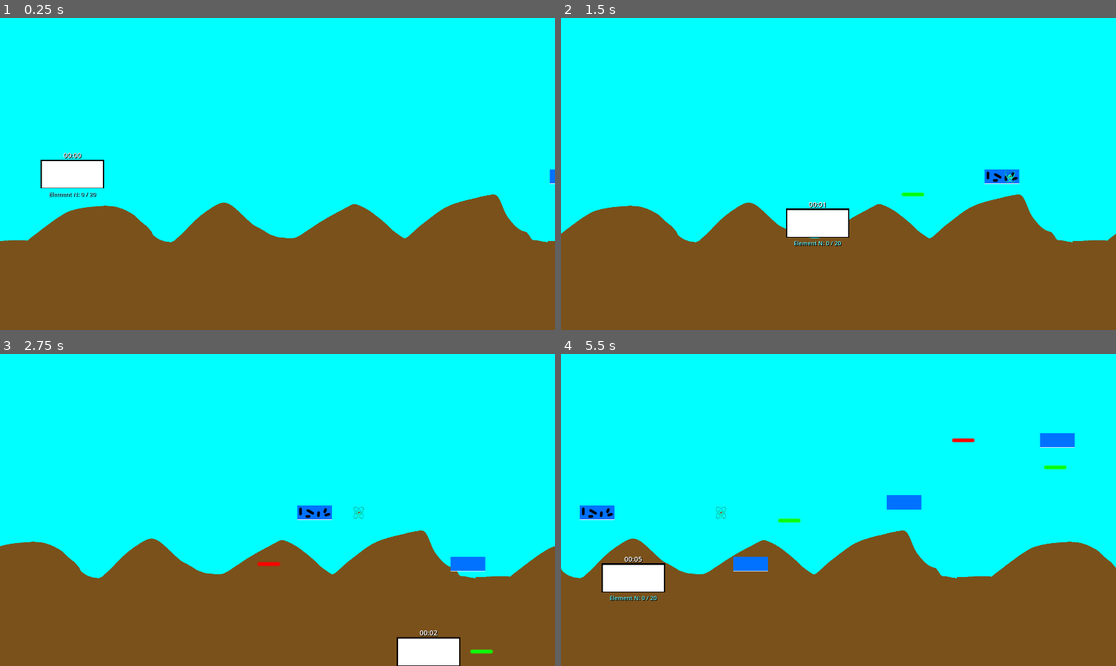
Above: before the commit, frames 1-4 (two rows, left to right).
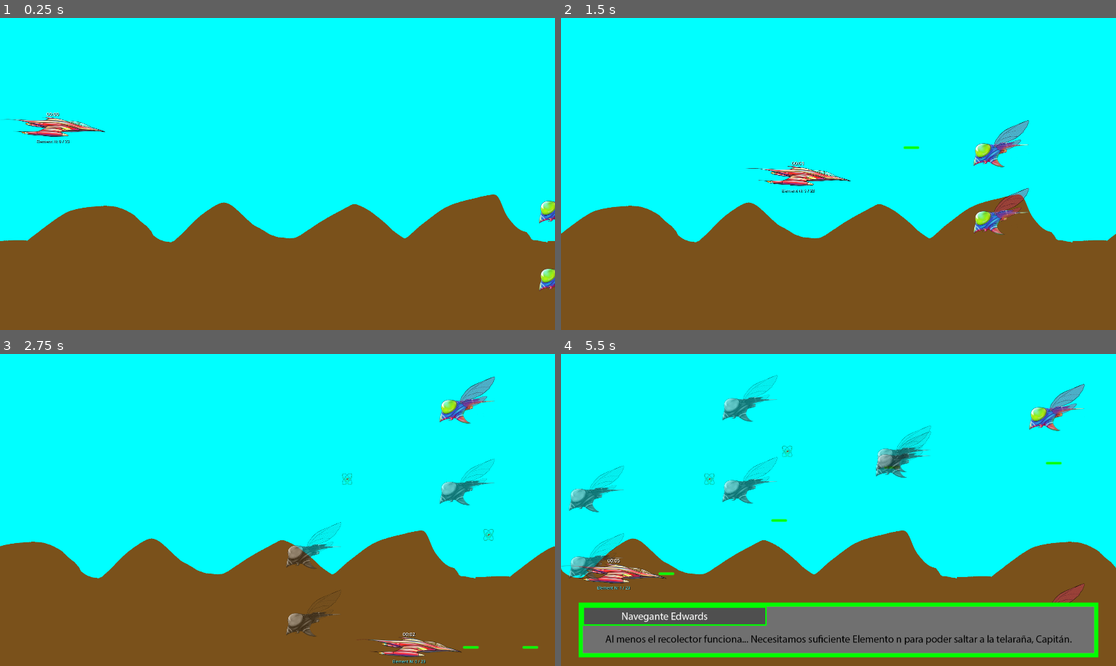
Above: after the commit, the same moments.

Repository: Valhalla-Studios/EventHorizonZero
Game: Godot game, scene res://scenes/game.tscn
Same seed, same stepped clock (60 frames per second), same inputs: the game is played once before the commit and once after it. This scene is started directly instead of the project's main scene.
Inputs:
- Up to frame 1 (0.25 s): no input
- Up to frame 2 (1.5 s): tap Enter (ui_accept) at 0.5, 1.35 s; hold Right (ui_right) 0.53-1.28 s; hold Enter (ui_accept) 0.53-1.28 s; hold Down (ui_down) from 1.28 s (still down)
- Up to frame 3 (2.75 s): tap Enter (ui_accept) at 1.52, 1.82 s; release Down (ui_down) at 2.03 s; hold Right (ui_right) from 2.03 s (still down); hold Enter (ui_accept) from 2.03 s (still down)
- Up to frame 4 (5.5 s): release Right (ui_right) at 2.78 s; release Enter (ui_accept) at 2.78 s; hold Up (ui_up) 2.78-3.53 s; tap Enter (ui_accept) at 2.85, 3.02, 3.32, 4.35, 4.52, 4.82 s; hold Enter (ui_accept) 3.53-4.28 s; hold Left (ui_left) 3.53-5.03 s; hold Down (ui_down) from 5.03 s (still down); hold Enter (ui_accept) from 5.03 s (still down)

The runs differ from the first frame. In frame 1, 2.2% of the frame differs, in the area x 0-100%, y 30-88%; in frame 2, 3.4%; in frame 3, 4.0%; in frame 4, 23%, in the area x 0-97%, y 6-98%.

Commit message:
Añadidos graficos de enemigos, normalizado audio y lógica terminada. Quedamos a la espera de terminar todo el apartado gráfico

Diff:
--- /dev/null
+++ b/resources/shaders/death_grayscale.gdshader
@@ -0,0 +1,7 @@
+shader_type canvas_item;
+
+void fragment() {
+	vec4 color = texture(TEXTURE, UV) * COLOR;
+	float gray = dot(color.rgb, vec3(0.299, 0.587, 0.114));
+	COLOR = vec4(vec3(gray), color.a);
+}
--- /dev/null
+++ b/resources/shaders/white_flash.gdshader
@@ -0,0 +1,9 @@
+shader_type canvas_item;
+
+uniform float flash_amount : hint_range(0.0, 1.0) = 0.0;
+
+void fragment() {
+	vec4 color = texture(TEXTURE, UV) * COLOR;
+	color.rgb = mix(color.rgb, vec3(1.0), flash_amount);
+	COLOR = color;
+}
--- a/scenes/Ancestral.tscn
+++ b/scenes/Ancestral.tscn
@@ -7,14 +7,16 @@
 [ext_resource type="AudioStream" uid="uid://bcfavswtj7kl4" path="res://resources/audio/SE/Ancestral.mp3" id="5_p6k3x"]
 
 [sub_resource type="RectangleShape2D" id="RectangleShape2D_ancestral"]
-size = Vector2(620, 260)
+size = Vector2(620, 430)
 
 [node name="Ancestral" type="Node2D" unique_id=1725193169]
 
 [node name="Ancestral" type="Area2D" parent="." unique_id=947299034]
 script = ExtResource("1_script")
-hp = 15
+hp = 30
 bullet_scene = ExtResource("3_bullet")
+fire_interval = 0.4
+wave_amplitude = 80.0
 
 [node name="Sprite2D" type="Sprite2D" parent="Ancestral" unique_id=538221740]
 texture = ExtResource("2_texture")
--- a/scenes/Gheel.tscn
+++ b/scenes/Gheel.tscn
@@ -6,11 +6,10 @@
 [ext_resource type="PackedScene" uid="uid://dot3ek4dmhktn" path="res://scenes/EnemyBullet.tscn" id="3_bmatd"]
 [ext_resource type="AudioStream" uid="uid://clmr7qvcawsds" path="res://resources/audio/SE/GheelLaser.mp3" id="5_7r6wf"]
 [ext_resource type="AudioStream" uid="uid://cb1wvgoj8qshd" path="res://resources/audio/SE/OrganicDeath.mp3" id="5_pqq51"]
-[ext_resource type="Texture2D" path="res://resources/images/sprites/GheelDead.png" id="6_dead_mech"]
-[ext_resource type="Texture2D" path="res://resources/images/sprites/GheelDead2.png" id="7_dead_organic"]
+[ext_resource type="Texture2D" uid="uid://brd5a0kcy8dse" path="res://resources/images/sprites/GheelDead.png" id="7_dead_organic"]
 
 [sub_resource type="RectangleShape2D" id="RectangleShape2D_closh"]
-size = Vector2(100, 45)
+size = Vector2(151, 109)
 
 [node name="Gheel" type="Node2D" unique_id=1160501525]
 
@@ -18,13 +17,15 @@
 script = ExtResource("1_closh")
 element_n_scene = ExtResource("2_y4jxf")
 bullet_scene = ExtResource("3_bmatd")
-death_texture_mech = ExtResource("6_dead_mech")
 death_texture_organic = ExtResource("7_dead_organic")
+fire_interval = 1.5
+wave_speed = 3.0
 
 [node name="Sprite2D" type="Sprite2D" parent="Gheel" unique_id=2057224945]
 texture = ExtResource("1_n55tk")
 
 [node name="CollisionShape2D" type="CollisionShape2D" parent="Gheel" unique_id=1971143076]
+position = Vector2(-25.5, 18.5)
 shape = SubResource("RectangleShape2D_closh")
 
 [node name="MechanicDeath" type="AudioStreamPlayer2D" parent="." unique_id=1935522796]
--- a/scenes/Player.tscn
+++ b/scenes/Player.tscn
@@ -4,10 +4,9 @@
 [ext_resource type="PackedScene" uid="uid://cdrdbfyb8ifep" path="res://scenes/Bullet.tscn" id="2_3li8b"]
 [ext_resource type="Texture2D" uid="uid://etbdi7uaje0t" path="res://resources/images/sprites/Lancer564.png" id="2_v6fml"]
 [ext_resource type="AudioStream" uid="uid://dbd1aqa3jixh" path="res://resources/audio/SE/LancerLaser.mp3" id="3_mdl7e"]
-[ext_resource type="Texture2D" uid="uid://bdmfp3rbfs8m5" path="res://resources/images/sprites/Lancer564Dead.png" id="4_dead"]
 
 [sub_resource type="RectangleShape2D" id="RectangleShape2D_5q5h1"]
-size = Vector2(170, 70)
+size = Vector2(480, 70)
 
 [node name="Player" type="Node2D" unique_id=1401340265]
 
@@ -16,9 +15,8 @@
 script = ExtResource("1_p0vlq")
 speed = 850.0
 bullet_scene = ExtResource("2_3li8b")
-fire_rate = 0.4
+fire_rate = 0.2
 debug = true
-death_texture = ExtResource("4_dead")
 
 [node name="Sprite2D" type="Sprite2D" parent="Player" unique_id=952553384]
 texture = ExtResource("2_v6fml")
--- a/scenes/Tarsh.tscn
+++ /dev/null
@@ -1,40 +0,0 @@
-[gd_scene format=3 uid="uid://dmrt64ih3pqkj"]
-
-[ext_resource type="Script" uid="uid://1bgkn6em0xm6" path="res://scripts/tarsh.gd" id="1_3b1g3"]
-[ext_resource type="PackedScene" uid="uid://v6vodyc5dpxa" path="res://scenes/ElementN.tscn" id="2_1ye1p"]
-[ext_resource type="PackedScene" uid="uid://dot3ek4dmhktn" path="res://scenes/EnemyBullet.tscn" id="3_ainuj"]
-[ext_resource type="Texture2D" uid="uid://dkui58fnaxk8j" path="res://resources/images/sprites/Tarsh.png" id="4_yhg2k"]
-[ext_resource type="AudioStream" uid="uid://cb1wvgoj8qshd" path="res://resources/audio/SE/OrganicDeath.mp3" id="5_rfi3r"]
-[ext_resource type="AudioStream" uid="uid://yamvkkh42578" path="res://resources/audio/SE/TarshLaser.mp3" id="6_770v8"]
-[ext_resource type="Texture2D" path="res://resources/images/sprites/TarshDead.png" id="7_dead_mech"]
-[ext_resource type="Texture2D" path="res://resources/images/sprites/TarshDead2.png" id="8_dead_organic"]
-
-[sub_resource type="RectangleShape2D" id="RectangleShape2D_nefnv"]
-size = Vector2(100, 45)
-
-[node name="Tarsh" type="Node2D" unique_id=1624731381]
-
-[node name="Tarsh" type="Area2D" parent="." unique_id=195920994]
-script = ExtResource("1_3b1g3")
-element_n_scene = ExtResource("2_1ye1p")
-bullet_scene = ExtResource("3_ainuj")
-death_texture_mech = ExtResource("7_dead_mech")
-death_texture_organic = ExtResource("8_dead_organic")
-
-[node name="Sprite2D" type="Sprite2D" parent="Tarsh" unique_id=1399398662]
-texture = ExtResource("4_yhg2k")
-
-[node name="CollisionShape2D" type="CollisionShape2D" parent="Tarsh" unique_id=1995923438]
-shape = SubResource("RectangleShape2D_nefnv")
-
-[node name="MechanicDeath" type="AudioStreamPlayer2D" parent="." unique_id=909918822]
-stream = ExtResource("5_rfi3r")
-bus = &"SFX"
-
-[node name="EnemyBulletSound" type="AudioStreamPlayer2D" parent="." unique_id=1367615642]
-stream = ExtResource("6_770v8")
-bus = &"SFX"
-
-[node name="OrganicDeath" type="AudioStreamPlayer2D" parent="." unique_id=66469281]
-stream = ExtResource("5_rfi3r")
-bus = &"SFX"
--- a/scenes/Veyl.tscn
+++ b/scenes/Veyl.tscn
@@ -4,27 +4,26 @@
 [ext_resource type="PackedScene" uid="uid://v6vodyc5dpxa" path="res://scenes/ElementN.tscn" id="2_4f3pu"]
 [ext_resource type="Texture2D" uid="uid://chs6wkw3a38aq" path="res://resources/images/sprites/Veyl.png" id="4_5v14l"]
 [ext_resource type="AudioStream" uid="uid://cb1wvgoj8qshd" path="res://resources/audio/SE/OrganicDeath.mp3" id="5_bg8r3"]
-[ext_resource type="Texture2D" path="res://resources/images/sprites/VeylDead.png" id="6_dead_mech"]
-[ext_resource type="Texture2D" path="res://resources/images/sprites/VeylDead2.png" id="7_dead_organic"]
+[ext_resource type="Texture2D" uid="uid://267ab5qbvg0s" path="res://resources/images/sprites/VeylDead.png" id="7_dead_organic"]
 
 [sub_resource type="RectangleShape2D" id="RectangleShape2D_nefnv"]
-size = Vector2(100, 45)
+size = Vector2(168, 65)
 
 [node name="Veyl" type="Node2D" unique_id=1624731381]
 
 [node name="Veyl" type="Area2D" parent="." unique_id=195920994]
 script = ExtResource("1_wnbmd")
-speed = 700.0
+close_range = 700.0
 hp = 1
 element_n_scene = ExtResource("2_4f3pu")
 element_n_drop_chance = 1.0
-death_texture_mech = ExtResource("6_dead_mech")
 death_texture_organic = ExtResource("7_dead_organic")
 
 [node name="Sprite2D" type="Sprite2D" parent="Veyl" unique_id=1399398662]
 texture = ExtResource("4_5v14l")
 
 [node name="CollisionShape2D" type="CollisionShape2D" parent="Veyl" unique_id=1995923438]
+position = Vector2(-3, 2.5)
 shape = SubResource("RectangleShape2D_nefnv")
 
 [node name="MechanicDeath" type="AudioStreamPlayer2D" parent="." unique_id=909918822]
--- a/scenes/game.tscn
+++ b/scenes/game.tscn
@@ -7,7 +7,6 @@
 [ext_resource type="PackedScene" uid="uid://c8lg5vabm8qk" path="res://scenes/Player.tscn" id="1_uwrxv"]
 [ext_resource type="Script" uid="uid://bj2oa7caf63sb" path="res://scripts/EnemySpawner.gd" id="2_lnu2h"]
 [ext_resource type="PackedScene" uid="uid://cvuuu5cg6nb4o" path="res://scenes/Gheel.tscn" id="3_lbhrr"]
-[ext_resource type="PackedScene" uid="uid://dmrt64ih3pqkj" path="res://scenes/Tarsh.tscn" id="4_tarsh"]
 [ext_resource type="PackedScene" uid="uid://dyi41mctbghsp" path="res://scenes/Veyl.tscn" id="4_veyl"]
 [ext_resource type="PackedScene" uid="uid://dkjdyjggej1b6" path="res://scenes/Ancestral.tscn" id="5_ancestral"]
 [ext_resource type="AudioStream" uid="uid://bcfavswtj7kl4" path="res://resources/audio/SE/Ancestral.mp3" id="5_ancestral_appears"]
@@ -36,11 +35,11 @@
 texture = ExtResource("1_planet01")
 
 [node name="Player" parent="." unique_id=1401340265 instance=ExtResource("1_uwrxv")]
+scale = Vector2(0.7, 0.7)
 
 [node name="EnemySpawner" type="Node2D" parent="." unique_id=1488979447]
 script = ExtResource("2_lnu2h")
 gheel_scene = ExtResource("3_lbhrr")
-tarsh_scene = ExtResource("4_tarsh")
 veyl_scene = ExtResource("4_veyl")
 
 [node name="DialogueLayer" type="CanvasLayer" parent="." unique_id=1967471419]
--- a/scripts/ElementN.gd
+++ b/scripts/ElementN.gd
@@ -3,20 +3,30 @@
 @export var speed := 250.0
 @export var amount := 1
 @onready var player_collect: AudioStreamPlayer2D = $CollectSound
+@onready var sprite: Sprite2D = $Sprite2D
+@onready var collision_shape: CollisionShape2D = $CollisionShape2D
+
+var collected := false
 
 func _ready():
 	add_to_group("element_n_pickups")
 	area_entered.connect(_on_area_entered)
 
 func _process(delta):
+	if collected:
+		return
+
 	global_position.x -= speed * delta
 
 	if global_position.x < -100:
 		queue_free()
 
 func _on_area_entered(area):
-	if area.is_in_group("player"):
+	if area.is_in_group("player") and not collected:
+		collected = true
 		Global.element_n += amount
+		sprite.visible = false
+		collision_shape.set_deferred("disabled", true)
 		player_collect.play()
 
 		if Global.element_n >= 1 and not Global.element_n_collected:
@@ -27,4 +37,5 @@
 					DialogueLayer.RadioMessage.COLLECTED
 				)
 
-		queue_free()
+		await player_collect.finished
+		get_parent().queue_free()
--- a/scripts/EnemySpawner.gd
+++ b/scripts/EnemySpawner.gd
@@ -1,19 +1,18 @@
 extends Node2D
 
 @export var gheel_scene: PackedScene
-@export var tarsh_scene: PackedScene
 @export var veyl_scene: PackedScene
 @export var spawn_time := 1.5
-@export var tarsh_spawn_delay := 10.0
-@export var tarsh_spawn_time := 5.0
 @export var veyl_spawn_delay := 30.0
 @export var veyl_spawn_time := 8.0
+
+const GHEEL_VERTICAL_MARGIN := 145.0
+const VEYL_VERTICAL_MARGIN := 64.0
 
 var can_spawn := true
 
 func _ready():
 	spawn_loop()
-	tarsh_spawn_loop()
 	veyl_spawn_loop()
 
 func spawn_loop():
@@ -22,30 +21,25 @@
 		await get_tree().create_timer(spawn_time).timeout
 
 func spawn_gheel():
-	spawn_enemy(gheel_scene)
-
-func tarsh_spawn_loop():
-	await get_tree().create_timer(tarsh_spawn_delay).timeout
-
-	while can_spawn:
-		spawn_enemy(tarsh_scene)
-		await get_tree().create_timer(tarsh_spawn_time).timeout
+	spawn_enemy(gheel_scene, GHEEL_VERTICAL_MARGIN)
+	spawn_enemy(gheel_scene, GHEEL_VERTICAL_MARGIN)
 
 func veyl_spawn_loop():
 	await get_tree().create_timer(veyl_spawn_delay).timeout
 
 	while can_spawn:
-		spawn_enemy(veyl_scene)
+		spawn_enemy(veyl_scene, VEYL_VERTICAL_MARGIN)
 		await get_tree().create_timer(veyl_spawn_time).timeout
 
-func spawn_enemy(enemy_scene: PackedScene):
+func spawn_enemy(enemy_scene: PackedScene, vertical_margin: float):
 	if enemy_scene == null:
 		return
 
+	var viewport_height := get_viewport_rect().size.y
 	var enemy = enemy_scene.instantiate()
 	enemy.global_position = Vector2(
 		2050,
-		randf_range(240, 840)
+		randf_range(vertical_margin, viewport_height - vertical_margin)
 	)
 	get_tree().current_scene.call_deferred("add_child", enemy)
 
--- a/scripts/Game.gd
+++ b/scripts/Game.gd
@@ -114,8 +114,9 @@
 	fade_out_music(boss_music, 1.5)
 
 func lock_player():
-	$Player.set_process(false)
-	$Player.set_physics_process(false)
+	var player_controller = $Player/Player
+	player_controller.set_process(false)
+	player_controller.set_physics_process(false)
 
 func game_over():
 	if ending:
@@ -127,9 +128,7 @@
 	await fade_to_scene("res://scenes/GameOver.tscn")
 
 func stop_gameplay():
-
-	$Player.set_process(false)
-	$Player.set_physics_process(false)
+	lock_player()
 	$EnemySpawner.set_process(false)
 
 	if $EnemySpawner.has_method("stop_spawning"):
--- a/scripts/Global.gd
+++ b/scripts/Global.gd
@@ -3,7 +3,7 @@
 signal first_organic_enemy_destroyed
 
 var element_n := 0
-var required_element_n := 20
+var required_element_n := 23
 var element_n_collected := false
 var organic := 0
 var organic_enemy_message_shown := false
--- a/scripts/MainMenu.gd
+++ b/scripts/MainMenu.gd
@@ -9,6 +9,7 @@
 
 
 func _ready():
+	MusicManager.play_menu_music()
 	button_sfx.bus = "SFX"
 
 	start_button.pressed.connect(_on_start_pressed)
--- a/scripts/MusicManager.gd
+++ b/scripts/MusicManager.gd
@@ -7,7 +7,11 @@
 	add_child(menu_music)
 	menu_music.stream = preload("res://resources/audio/BGM/Menu.mp3")
 	menu_music.bus = "Music"
-	menu_music.play()
+	play_menu_music()
+
+func play_menu_music():
+	if not menu_music.playing:
+		menu_music.play()
 
 func stop_menu_music():
 	menu_music.stop()
--- a/scripts/Player.gd
+++ b/scripts/Player.gd
@@ -1,14 +1,13 @@
 extends Area2D
 
-var half_width := 110
-var half_height := 50
+const DEATH_SHADER = preload("res://resources/shaders/death_grayscale.gdshader")
+
 var dead := false
 
 @export var speed := 650.0
 @export var bullet_scene: PackedScene
 @export var fire_rate := 0.15
 @export var debug := false
-@export var death_texture: Texture2D
 
 @onready var player_bullet_sound: AudioStreamPlayer2D = $LancerBulletSound
 @onready var player_dead_sound: AudioStreamPlayer2D = $MechanicDeath
@@ -50,10 +49,23 @@
 
 	direction = direction.normalized()
 
-	position += direction * speed * delta
+	global_position += direction * speed * delta
 
-	position.x = clamp(position.x, half_width, 1920 - half_width)
-	position.y = clamp(position.y, half_height, 1080 - half_height)
+	var sprite_half_width: float = sprite.texture.get_width() * abs(sprite.global_scale.x) / 2.0
+	var collision_half_height: float = (
+		collision_shape.shape.get_rect().size.y * abs(collision_shape.global_scale.y) / 2.0
+	)
+	var viewport_size := get_viewport_rect().size
+	global_position.x = clamp(
+		global_position.x,
+		sprite_half_width,
+		viewport_size.x - sprite_half_width
+	)
+	global_position.y = clamp(
+		global_position.y,
+		collision_half_height,
+		viewport_size.y - collision_half_height
+	)
 
 	if Input.is_action_pressed("ui_accept") and can_shoot:
 		shoot()
@@ -76,7 +88,8 @@
 	var bullet = bullet_scene.instantiate()
 	get_parent().add_child(bullet)
 
-	bullet.global_position = global_position + Vector2(120, 0)
+	var muzzle_offset: float = sprite.texture.get_width() * abs(sprite.global_scale.x) / 2.0
+	bullet.global_position = global_position + Vector2(muzzle_offset, 0)
 	player_bullet_sound.play()
 	await get_tree().create_timer(fire_rate).timeout
 
@@ -97,7 +110,13 @@
 
 	player_dead_sound.play()
 	dead = true
-	sprite.texture = death_texture
+	apply_mechanical_death_effect()
 	collision_shape.set_deferred("disabled", true)
 
 	get_tree().current_scene.game_over()
+
+func apply_mechanical_death_effect():
+	var grayscale_material := ShaderMaterial.new()
+	grayscale_material.shader = DEATH_SHADER
+	sprite.material = grayscale_material
+	sprite.modulate.a = 0.6
--- a/scripts/ancestral.gd
+++ b/scripts/ancestral.gd
@@ -1,4 +1,6 @@
 extends Area2D
+
+const WHITE_FLASH_SHADER = preload("res://resources/shaders/white_flash.gdshader")
 
 @export var hp := 100
 @export var bullet_scene: PackedScene
@@ -8,6 +10,7 @@
 @onready var bullet_sound: AudioStreamPlayer2D = $BulletSound
 @onready var death_sound: AudioStreamPlayer2D = $AncestralDeath
 @onready var collision_shape: CollisionShape2D = $CollisionShape2D
+@onready var sprite: Sprite2D = $Sprite2D
 
 var dead := false
 var start_y := 0.0
@@ -34,16 +37,15 @@
 func shoot_volley():
 	bullet_sound.play()
 
-	for shot in 2:
-		var shot_offset := randf_range(-125.0, 125.0)
-		var bullet = bullet_scene.instantiate()
-		var bullet_area := bullet.get_child(0) as Area2D
-		if bullet_area != null:
-			var vertical_spread := randf_range(-0.18, 0.18)
-			bullet_area.set("direction", Vector2(-1.0, vertical_spread))
+	var shot_offset := randf_range(-125.0, 125.0)
+	var bullet = bullet_scene.instantiate()
+	var bullet_area := bullet.get_child(0) as Area2D
+	if bullet_area != null:
+		var vertical_spread := randf_range(-0.18, 0.18)
+		bullet_area.set("direction", Vector2(-1.0, vertical_spread))
 
-		get_tree().current_scene.add_child(bullet)
-		bullet.global_position = global_position + Vector2(-330, shot_offset)
+	get_tree().current_scene.add_child(bullet)
+	bullet.global_position = global_position + Vector2(-330, shot_offset)
 
 func take_damage(amount := 1):
 	if dead:
@@ -63,6 +65,9 @@
 	var game = get_tree().current_scene
 	if game.has_method("lock_player"):
 		game.lock_player()
+
+	await flash_before_collapse()
+
 	if game.has_method("fade_boss_music_for_collapse"):
 		game.fade_boss_music_for_collapse()
 
@@ -77,5 +82,18 @@
 
 	queue_free()
 
+func flash_before_collapse():
+	var flash_material := ShaderMaterial.new()
+	flash_material.shader = WHITE_FLASH_SHADER
+	sprite.material = flash_material
+
+	for flash in 3:
+		flash_material.set_shader_parameter("flash_amount", 1.0)
+		await get_tree().create_timer(0.15).timeout
+		flash_material.set_shader_parameter("flash_amount", 0.0)
+		await get_tree().create_timer(0.15).timeout
+
+	flash_material.set_shader_parameter("flash_amount", 1.0)
+
 func is_alive():
 	return not dead
--- a/scripts/gheel.gd
+++ b/scripts/gheel.gd
@@ -1,12 +1,16 @@
 extends Area2D
+
+const DEATH_SHADER = preload("res://resources/shaders/death_grayscale.gdshader")
 
 @export var speed := 350.0
 @export var hp := 1
 @export var element_n_scene: PackedScene
 @export var element_n_drop_chance := 0.25
 @export var bullet_scene: PackedScene
-@export var death_texture_mech: Texture2D
 @export var death_texture_organic: Texture2D
+@export var fire_interval := 2.0
+@export var wave_amplitude := 120.0
+@export var wave_speed := 2.0
 @onready var enemy_bullet_sound: AudioStreamPlayer2D = $"../EnemyBulletSound"
 @onready var enemy_hit_sound_mech: AudioStreamPlayer2D = $"../MechanicDeath"
 @onready var enemy_hit_sound_organic: AudioStreamPlayer2D = $"../OrganicDeath"
@@ -14,29 +18,30 @@
 @onready var collision_shape: CollisionShape2D = $CollisionShape2D
 
 
-var has_shot := false
 var dead := false
 var is_organic := false
+var start_y := 0.0
+var wave_time := 0.0
 
 func _ready():
 	add_to_group("enemies")
 	is_organic = Global.organic != 0
-
-	await get_tree().create_timer(randf_range(0.3, 0.8)).timeout
-
-	if not dead:
-		shoot()
-		has_shot = true
+	start_y = global_position.y
+	shoot_loop()
 
 func _process(delta):
+	wave_time += delta
 	global_position.x -= speed * delta
-
-	if not has_shot and global_position.x < 1400:
-		shoot()
-		has_shot = true
+	global_position.y = start_y + sin(wave_time * wave_speed) * wave_amplitude
 
 	if global_position.x < -200:
 		queue_free()
+
+func shoot_loop():
+	while not dead:
+		await get_tree().create_timer(fire_interval).timeout
+		if not dead:
+			shoot()
 
 func take_damage(amount := 1):
 	if dead:
@@ -52,19 +57,25 @@
 	remove_from_group("enemies")
 
 	if not is_organic:
-		sprite.texture = death_texture_mech
 		enemy_hit_sound_mech.play()
 	else:
 		sprite.texture = death_texture_organic
 		enemy_hit_sound_organic.play()
 		Global.report_organic_enemy_destroyed()
 
+	apply_death_effect()
 	collision_shape.set_deferred("disabled", true)
 
 	if randf() <= element_n_drop_chance and element_n_scene != null:
 		var element_n = element_n_scene.instantiate()
 		get_tree().current_scene.add_child(element_n)
 		element_n.global_position = global_position
+
+func apply_death_effect():
+	var grayscale_material := ShaderMaterial.new()
+	grayscale_material.shader = DEATH_SHADER
+	sprite.material = grayscale_material
+	sprite.modulate.a = 0.6
 
 func is_alive():
 	return not dead
--- a/scripts/tarsh.gd
+++ /dev/null
@@ -1,83 +0,0 @@
-extends Area2D
-
-@export var speed := 350.0
-@export var hp := 3
-@export var element_n_scene: PackedScene
-@export var element_n_drop_chance := 0.50
-@export var bullet_scene: PackedScene
-@export var death_texture_mech: Texture2D
-@export var death_texture_organic: Texture2D
-@export var fire_interval := 1.2
-@export var wave_amplitude := 120.0
-@export var wave_speed := 2.0
-@onready var enemy_bullet_sound: AudioStreamPlayer2D = $"../EnemyBulletSound"
-@onready var enemy_hit_sound_mech: AudioStreamPlayer2D = $"../MechanicDeath"
-@onready var enemy_hit_sound_organic: AudioStreamPlayer2D = $"../OrganicDeath"
-@onready var sprite: Sprite2D = $Sprite2D
-@onready var collision_shape: CollisionShape2D = $CollisionShape2D
-
-var dead := false
-var start_y := 0.0
-var wave_time := 0.0
-var is_organic := false
-
-func _ready():
-	add_to_group("enemies")
-	is_organic = Global.organic != 0
-	start_y = global_position.y
-	shoot_loop()
-
-func _process(delta):
-	wave_time += delta
-	global_position.x -= speed * delta
-	global_position.y = start_y + sin(wave_time * wave_speed) * wave_amplitude
-
-	if global_position.x < -200:
-		queue_free()
-
-func shoot_loop():
-	while not dead:
-		await get_tree().create_timer(fire_interval).timeout
-		if not dead:
-			shoot()
-
-func take_damage(amount := 1):
-	if dead:
-		return
-
-	hp -= amount
-
-	if hp <= 0:
-		die()
-
-func die():
-	dead = true
-	remove_from_group("enemies")
-
-	if not is_organic:
-		sprite.texture = death_texture_mech
-		enemy_hit_sound_mech.play()
-	else:
-		sprite.texture = death_texture_organic
-		enemy_hit_sound_organic.play()
-		Global.report_organic_enemy_destroyed()
-
-	collision_shape.set_deferred("disabled", true)
-
-	if randf() <= element_n_drop_chance and element_n_scene != null:
-		var element_n = element_n_scene.instantiate()
-		get_tree().current_scene.add_child(element_n)
-		element_n.global_position = global_position
-
-func is_alive():
-	return not dead
-
-func shoot():
-	if dead:
-		return
-
-	var bullet = bullet_scene.instantiate()
-
-	get_tree().current_scene.add_child(bullet)
-	enemy_bullet_sound.play()
-	bullet.global_position = global_position + Vector2(-60, 0)
--- a/scripts/veyl.gd
+++ b/scripts/veyl.gd
@@ -1,10 +1,15 @@
 extends Area2D
 
-@export var speed := 700.0
+const DEATH_SHADER = preload("res://resources/shaders/death_grayscale.gdshader")
+
+@export var initial_speed := 350.0
+@export var charge_speed := 800.0
+@export var charge_delay := 0.5
+@export var close_range := 400.0
+@export var close_speed := 1000.0
 @export var hp := 3
 @export var element_n_scene: PackedScene
 @export var element_n_drop_chance := 0.50
-@export var death_texture_mech: Texture2D
 @export var death_texture_organic: Texture2D
 @onready var enemy_hit_sound_mech: AudioStreamPlayer2D = $"../MechanicDeath"
 @onready var enemy_hit_sound_organic: AudioStreamPlayer2D = $"../OrganicDeath"
@@ -14,11 +19,19 @@
 var dead := false
 var target: Node2D
 var is_organic := false
+var speed := 350.0
 
 func _ready():
 	add_to_group("enemies")
+	speed = initial_speed
 	is_organic = Global.organic != 0
 	target = get_tree().get_first_node_in_group("player") as Node2D
+	start_charge()
+
+func start_charge():
+	await get_tree().create_timer(charge_delay).timeout
+	if not dead:
+		speed = charge_speed
 
 func _process(delta):
 	if dead:
@@ -28,6 +41,9 @@
 		target = get_tree().get_first_node_in_group("player") as Node2D
 
 	if target != null:
+		if global_position.distance_to(target.global_position) < close_range:
+			speed = close_speed
+
 		var direction := global_position.direction_to(target.global_position)
 		global_position += direction * speed * delta
 	else:
@@ -51,13 +67,13 @@
 	remove_from_group("enemies")
 
 	if not is_organic:
-		sprite.texture = death_texture_mech
 		enemy_hit_sound_mech.play()
 	else:
 		sprite.texture = death_texture_organic
 		enemy_hit_sound_organic.play()
 		Global.report_organic_enemy_destroyed()
 
+	apply_death_effect()
 	collision_shape.set_deferred("disabled", true)
 
 	if randf() <= element_n_drop_chance and element_n_scene != null:
@@ -65,5 +81,11 @@
 		get_tree().current_scene.add_child(element_n)
 		element_n.global_position = global_position
 
+func apply_death_effect():
+	var grayscale_material := ShaderMaterial.new()
+	grayscale_material.shader = DEATH_SHADER
+	sprite.material = grayscale_material
+	sprite.modulate.a = 0.6
+
 func is_alive():
 	return not dead
Not shown, changed: export_presets.cfg
Not shown, added: resources/audio/BGM/Ancestral.mp3.import
Not shown, added: resources/audio/BGM/AncestralLaser.mp3.import
Not shown, added: resources/audio/BGM/Choice.mp3.import
Not shown, added: resources/audio/BGM/GheelLaser.mp3.import
Not shown, added: resources/audio/BGM/LancerLaser.mp3.import
Not shown, added: resources/audio/BGM/Radio.mp3.import
Not shown, added: resources/audio/BGM/Webway.mp3.import
Not shown, removed: resources/audio/SE/TarshLaser.mp3.import
Binary file changed: resources/images/sprites/Atemporal.png
Binary file changed: resources/images/sprites/Gheel.png
Binary file changed: resources/images/sprites/GheelDead.png
(and 37 more such lines)
